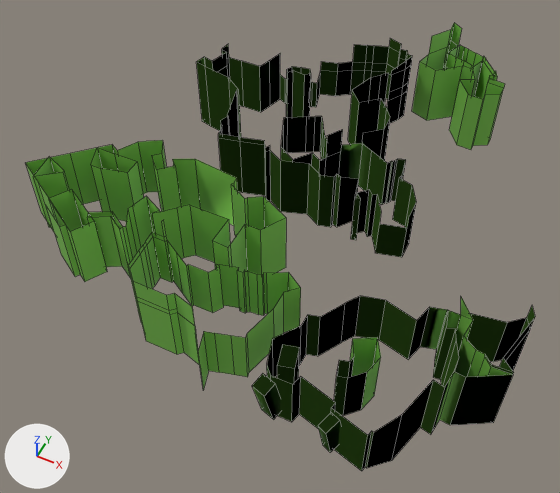
Before and after pictures for a commit that changed the FBX model Assets/Meshes/Perf Clusters/Grot_Depths.fbx.
Camera for both pictures: a 50 mm lens placed at (-6.0, -83.6, 83.7), pointed at (-45.2, -5.3, -14.2). Every picture has the same lights, and +X, +Y and +Z are marked at lower left. Mesh edges are drawn as thin lines. Where no turn or scale is listed for an object, it has been applied to the vertices.

In view in the first picture: 'Dept_Alt', 'Dept_Butterfly', 'Dept_EntranceMain', 'Dept_EntranceSide', 'Dept_Shortcut'.
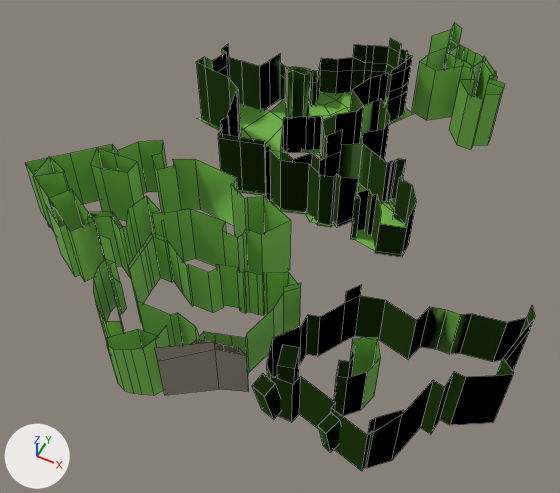
Where the newer file only moved an object's origin or applied its transform, the numbers keep the older frame.

Boxes (x1, y1, x2, y2) around the edits, measured in the pictures (560 x 493 px; the box of a moved part takes in the faces that stretch with it):
'Dept_EntranceMain', reshaped (7% taller): before (252, 296, 535, 471); after (252, 284, 535, 471)
'Dept_Alt', reshaped: before (26, 140, 286, 282); after (26, 140, 291, 282)
'Dept_EntranceSide', reshaped (20% wider): before (128, 220, 301, 390); after (94, 220, 301, 395)
part 1 of me_scene_364, added (green): after (94, 235, 126, 338)
part 2 of me_scene_364, added (green): after (106, 326, 171, 395)
part 3 of me_scene_364, added: after (155, 340, 249, 395)
part 4 of me_scene_364, cut back: before (128, 265, 209, 390); after (195, 327, 205, 341)
part 5 of me_scene_364, added: after (284, 283, 301, 292)
part 6 of me_scene_363, added (green): after (301, 92, 413, 156)
part 7 of me_scene_363, added (green): after (271, 183, 406, 251)
part 8 of me_scene_363, added (green): after (198, 100, 291, 195)
part 9 of me_scene_363, built on: before (321, 44, 367, 72); after (270, 44, 367, 106)
part 10 of me_scene_363, built on: before (348, 90, 381, 144); after (320, 90, 381, 159)
part 11 of me_scene_363, deleted: before (280, 75, 285, 103)
part 12 of me_scene_358, moved or reshaped: before (33, 148, 286, 275); after (33, 148, 291, 275)
part 13 of me_scene_370, deleted (green): before (433, 297, 514, 387)
part 14 of me_scene_370, added: after (368, 410, 403, 435)
part 15 of me_scene_370, added: after (345, 284, 362, 303)

What the commit changed:
Material '_Rock.002' (mat_rock_002) is new.
Its base color is (0.281, 0.25, 0.195) (grey #90897a).
Its roughness is 0.553.
me_scene_358 is used by ob_dept_alt; location (-72.6, -11.5, -3.0).
me_scene_358 had 118 vertices, 58 faces and spanned x -14.1..30.1, y -14.4..10.0, z -12.0..0.0.
me_scene_358 now has 118 vertices, 58 faces and spans x -14.1..30.9, y -14.4..10.0, z -12.0..0.0.
Part 12, on me_scene_358:
2 vertices are removed from x 28.3, y -1.5, z -12.0..0.0.
14 faces are deleted.
18 vertices move from x 13.8..30.1, y -6.5..3.0, z -12.0..0.0 to x 14.2..30.9, y -4.0..2.8, z -12.0..0.0.
2 vertices are added at (28.9, -2.3, 0.0), (28.9, -2.3, -12.0).
14 new faces join them.
me_scene_363 is used by ob_dept_butterfly; location (-64.8, 27.4, -4.0).
me_scene_363 had 259 vertices, 141 faces and spanned x -9.6..38.7, y -26.2..14.4, z -11.0..3.0.
me_scene_363 now has 346 vertices, 198 faces and spans x -10.5..38.7, y -26.2..14.9, z -11.0..3.0.
me_scene_363 part 6: a new loose piece of 33 vertices spanning x 7.1..27.5, y -9.3..14.9, z -10.4, in mat_mat_safe (green #7cc44f).
me_scene_363 part 7: a new loose piece of 23 vertices spanning x 13.0..38.7, y -26.2..-12.2, z -10.4, in mat_mat_safe (green #7cc44f).
me_scene_363 part 8: a new loose piece of 21 vertices spanning x -10.5..12.8, y -24.5..5.3, z -10.4, in mat_mat_safe (green #7cc44f).
me_scene_363 part 9: 2 vertices moved from x 11.0..13.4, y 10.3..12.1, z -3.0 to x 11.0..13.4, y 10.3..12.1, z -2.0; 1 vertex removed from x 7.7, y 9.4, z -3.0; 6 vertices added at x 1.2..8.9, y 3.4..9.4, z -2.1.
me_scene_363 part 10: 2 vertices removed from x 21.3, y -4.3, z -11.0..1.0; 8 vertices added at x 15.9..22.4, y -9.2..-4.9, z -11.0..1.0.
me_scene_363 part 11: 1 vertex removed from x 1.2, y 4.2, z -11.0.
me_scene_370 is used by ob_dept_entrancemain; location (-29.4, -20.1, -5.0).
me_scene_370 had 131 vertices, 75 faces and spanned x -5.4..26.0, y -17.4..11.0, z -10.0..4.5.
me_scene_370 now has 115 vertices, 65 faces and spans x -5.4..26.0, y -17.4..11.0, z -10.0..3.7.
me_scene_370 part 13: 23 vertices removed from x 15.0..22.9, y -1.5..6.9, z -10.0..4.5.
me_scene_370 part 14: 3 vertices added at x 12.0..15.1, y -16.1..-12.8, z 3.7.
me_scene_370 part 15: 2 vertices added at x 1.1..2.5, y 1.9..4.1, z 2.7.
me_scene_364 is used by ob_dept_entranceside; location (-46.8, -19.6, -5.0).
me_scene_364 had 99 vertices, 57 faces and spanned x -13.3..11.6, y -15.3..3.0, z -10.0..4.5.
me_scene_364 now has 160 vertices, 83 faces and spans x -16.3..11.6, y -21.2..3.0, z -10.0..6.5.
me_scene_364 part 1: a new loose piece of 31 vertices spanning x -16.3..-8.8, y -17.3..-7.9, z -9.7..6.5, in mat_mat_safe (green #7cc44f).
me_scene_364 part 2: a new loose piece of 21 vertices spanning x -8.1..-0.2, y -21.2..-15.1, z -8.2..4.4, in mat_mat_safe (green #7cc44f).
me_scene_364 part 3: a new loose piece of 18 vertices spanning x 1.1..11.3, y -20.4..-13.9, z -5.6..5.9, in mat_rock_002 (grey #90897a).
me_scene_364 part 4: 1 vertex moved from x 3.9, y -15.3, z -10.0 to x 2.8, y -13.0, z -10.0; 12 vertices removed from x -11.0..3.9, y -15.3..-9.0, z 0.0..4.5; 1 vertex added at x 2.8, y -13.0, z 0.0.
me_scene_364 part 5: 2 vertices added at x 9.8..11.6, y -0.8..1.1, z 1.2.
me_scene_364 now uses material mat_rock_002 (grey #90897a).
